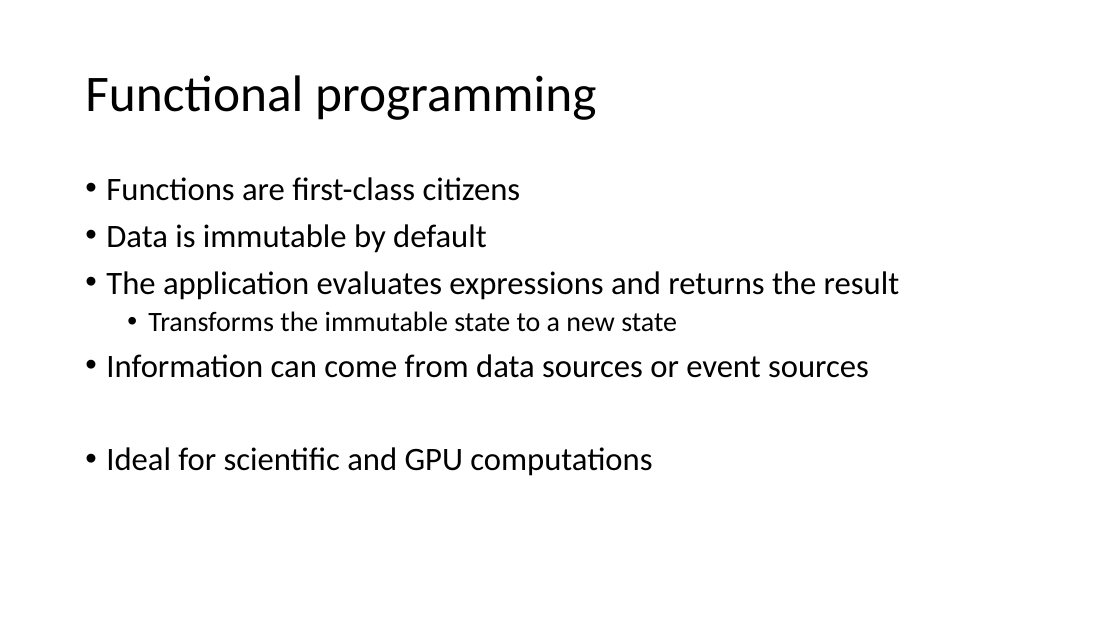
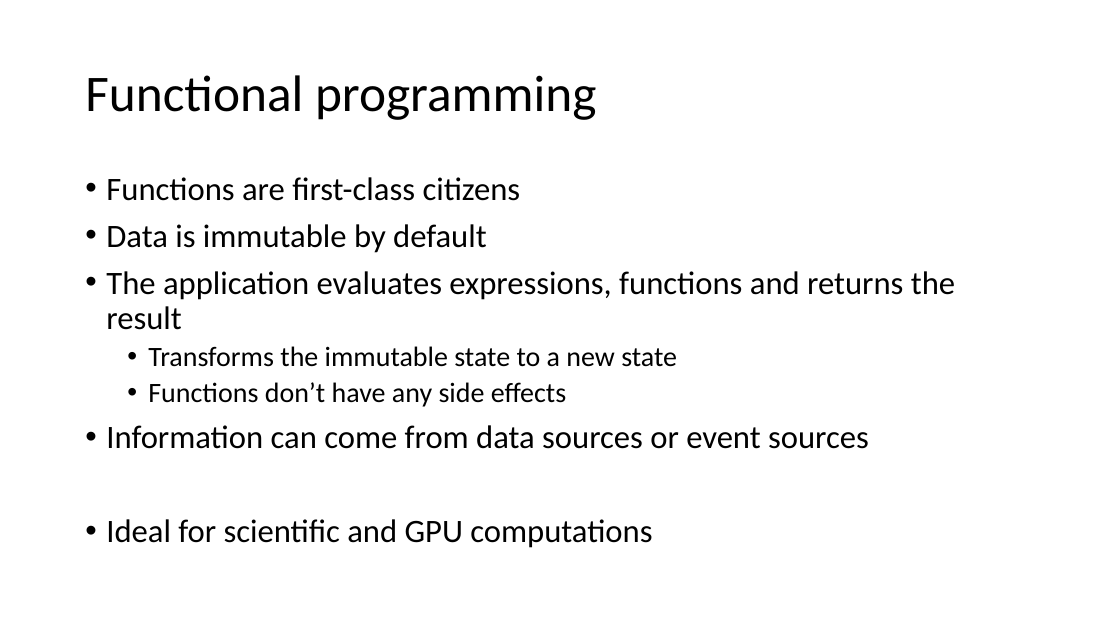
Before and after one commit to FoggyFinder/FSharpDemo, a slide deck: slide 5 of docs/FSharp.pptx. Drawn at 1120x630 pixels with LibreOffice and Linux fonts; fonts in the diff are those of the drawing. Boxes give left, top, right and bottom in pixels: in the first picture for what was removed or moved away, otherwise in the second. Text is boxed around its words. In the diff, an @@ line names an element or a change of style, - is before the commit and + after.

```diff
--- a/docs/FSharp.pptx
+++ b/docs/FSharp.pptx
@@ text at <box>106,271,955,330</box>: text changed @@
-• The application evaluates expressions and returns the result
+• The application evaluates expressions, functions and returns the result
@@ text at <box>148,382,566,407</box>: paragraph added @@
+  • Functions don’t have any side effects
```
Also in this commit, not shown: 2 other slides changed, 2 other files.
